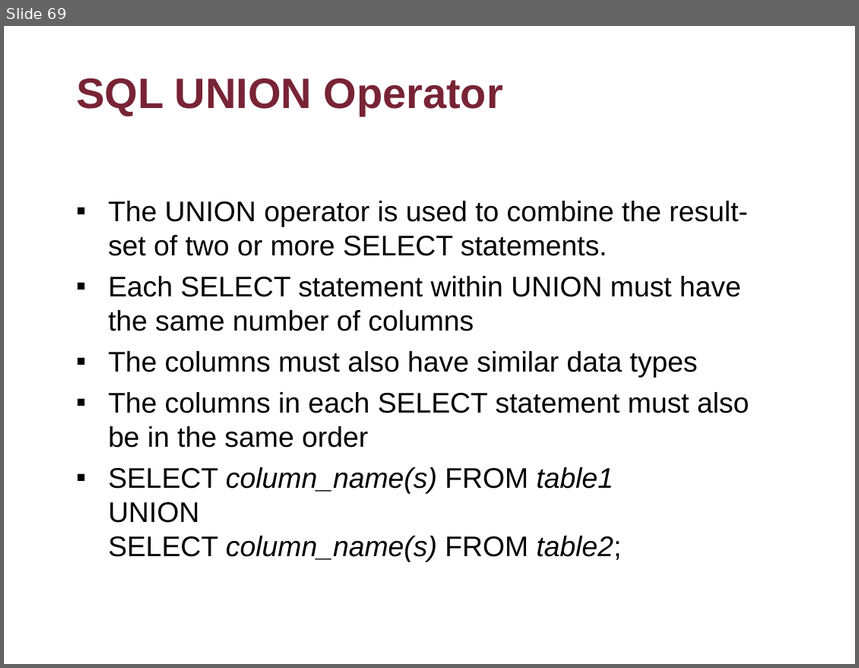
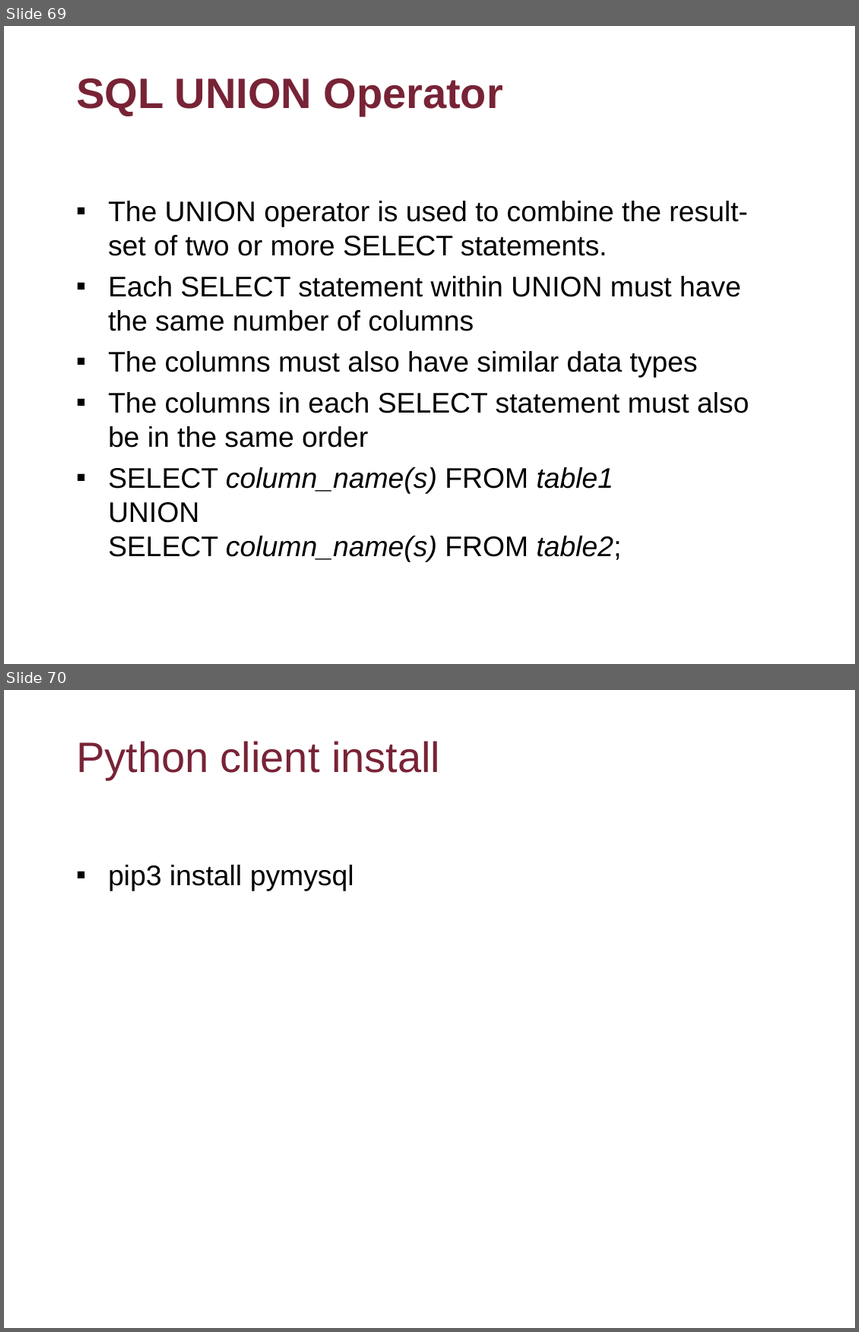
Before and after one commit to flyworker/python-automation-testing, a slide deck: document/course4.ppt. Shown one above the other, each under a label of ours: slide 69 before the commit, slides 69 and 70 after it. The pictures are 859x668 and 859x1332 pixels, drawn with LibreOffice and Linux fonts; fonts in the diff are those of the drawing; background and template pictures are left out. Boxes give left, top, right and bottom in pixels: in the first picture for what was removed or moved away, otherwise in the second. Text is boxed around its words. In the diff, an @@ line names an element or a change of style, - is before the commit and + after.

Commit message:
add python db slides

```diff
--- a/document/course4.ppt
+++ b/document/course4.ppt
@@ slide 70 added at [4, 690, 855, 1328], background picture (left out) @@
@@ title added at [76, 741, 440, 780], 36 pt, text #782336 @@
+Python client install
@@ text added at [108, 865, 354, 891], 24 pt, text #000000 @@
+▪ pip3 install pymysql
```
Also in this commit, not shown: 1 slide changed, 1 other slide added, 2 other files.
